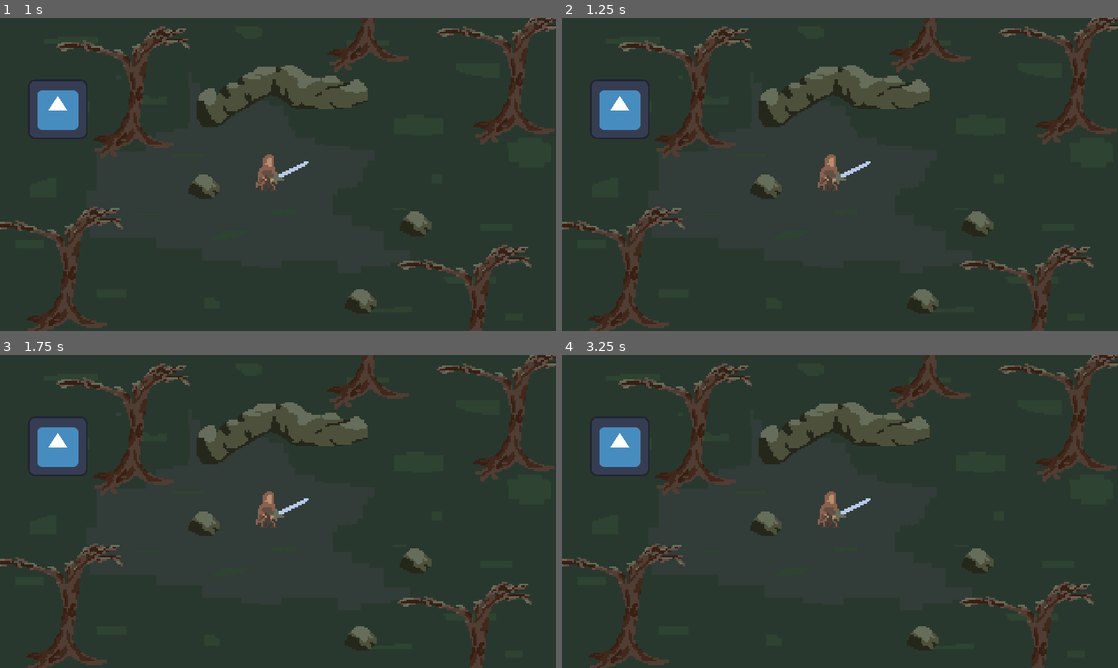
Above: before the commit, frames 1-4 (two rows, left to right).
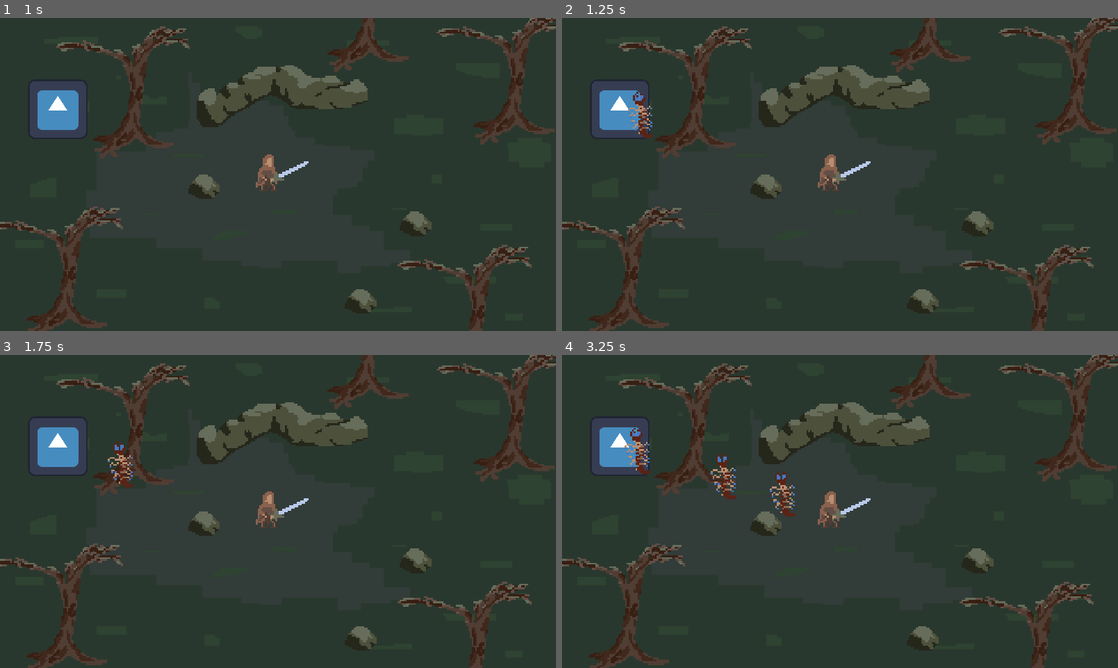
Above: after the commit, the same moments.

Repository: MrTrupen/vampires_idle
Game: Godot game, scene res://Scenes/main_scene.tscn
The game is run twice, just before and just after one commit, with the same random seed, the same clock (stepped at 60 frames per second) and the same inputs. The engine's default icon, where the game draws it, is replaced by a stand-in: a white triangle on a blue panel in a dark square.
Inputs:
- Up to frame 1 (1 s): tap Enter at 0.5 s
- Up to frame 2 (1.25 s): no input
- Up to frame 3 (1.75 s): no input
- Up to frame 4 (3.25 s): no input

Frame 1 is identical in both runs. In frame 2, 0.2% of the frame differs, in the area x 11-17%, y 23-39%; in frame 3, 0.3%; in frame 4, 0.8%, in the area x 11-42%, y 23-52%.

Commit message:
Added new monsters

Diff:
--- a/Resources/bug.tres
+++ b/Resources/bug.tres
@@ -10,4 +10,4 @@
 health = 100
 damage = 65
 attack_cooldown = 1.0
-respawn_cooldown = 5.0
+respawn_cooldown = 1.0
--- /dev/null
+++ b/Resources/deer.tres
@@ -0,0 +1,13 @@
+[gd_resource type="Resource" script_class="DataMonster" load_steps=3 format=3 uid="uid://cjsomurxvfcpw"]
+
+[ext_resource type="Script" path="res://Resources/data_monster.gd" id="1_8qq5b"]
+[ext_resource type="Texture2D" uid="uid://b6xyq4jwy4b2y" path="res://Art/deer.png" id="2_4psny"]
+
+[resource]
+script = ExtResource("1_8qq5b")
+sprite = ExtResource("2_4psny")
+movement_speed = 25
+health = 250
+damage = 125
+attack_cooldown = 2.0
+respawn_cooldown = 5.0
--- /dev/null
+++ b/Resources/flesh_golem.tres
@@ -0,0 +1,13 @@
+[gd_resource type="Resource" script_class="DataMonster" load_steps=3 format=3 uid="uid://b8us4cg8sycim"]
+
+[ext_resource type="Script" path="res://Resources/data_monster.gd" id="1_u7ai2"]
+[ext_resource type="Texture2D" uid="uid://b32vmmfrvs2ps" path="res://Art/flesh_golem.png" id="2_dir6p"]
+
+[resource]
+script = ExtResource("1_u7ai2")
+sprite = ExtResource("2_dir6p")
+movement_speed = 10
+health = 5000
+damage = 200
+attack_cooldown = 5.0
+respawn_cooldown = 25.0
--- /dev/null
+++ b/Resources/scythe_rider.tres
@@ -0,0 +1,13 @@
+[gd_resource type="Resource" script_class="DataMonster" load_steps=3 format=3 uid="uid://ckss20i4suwdi"]
+
+[ext_resource type="Script" path="res://Resources/data_monster.gd" id="1_pfkyu"]
+[ext_resource type="Texture2D" uid="uid://docp1fabbrhud" path="res://Art/scythe_rider.png" id="2_1ynmm"]
+
+[resource]
+script = ExtResource("1_pfkyu")
+sprite = ExtResource("2_1ynmm")
+movement_speed = 75
+health = 100
+damage = 25
+attack_cooldown = 0.25
+respawn_cooldown = 10.0
